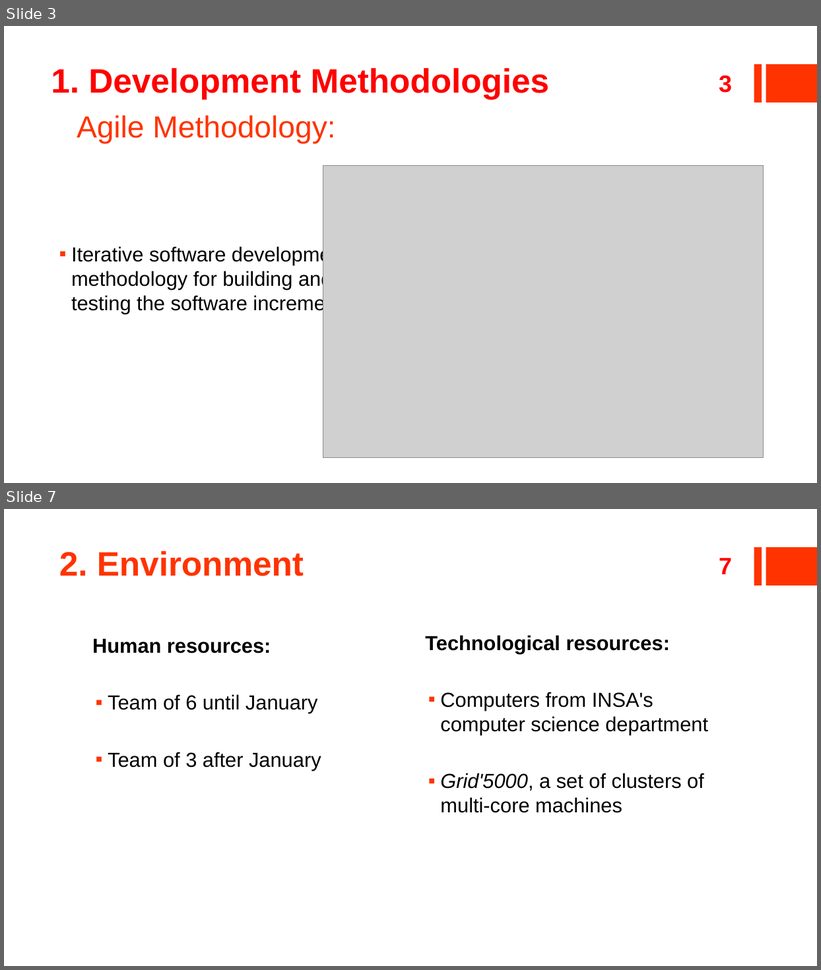
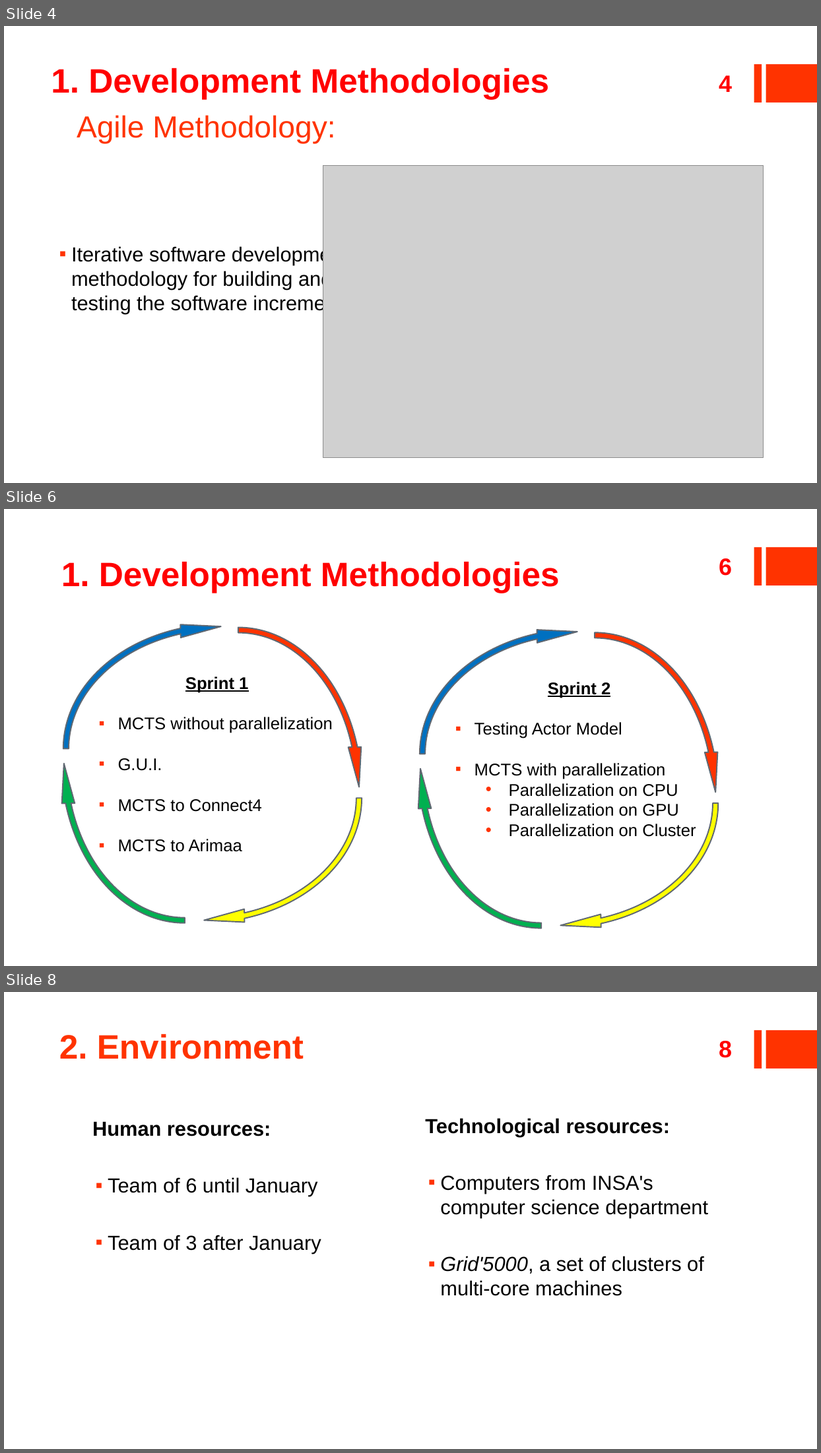
Before and after one commit to ildyria/Arimaa, a slide deck: Docs/Reports/Planning Presentation/V2Planning.pptx. Shown one above the other, each under a label of ours: slides 3 and 7 before the commit, slides 4, 6 and 8 after it; the slides between them are not shown. The pictures are 821x970 and 821x1453 pixels, drawn with LibreOffice and Linux fonts; fonts in the diff are those of the drawing; grey boxes stand for pictures. Boxes give left, top, right and bottom in pixels: in the first picture for what was removed or moved away, otherwise in the second. Text is boxed around its words. In the diff, an @@ line names an element or a change of style, - is before the commit and + after.

```diff
--- a/Docs/Reports/Planning Presentation/V2Planning.pptx
+++ b/Docs/Reports/Planning Presentation/V2Planning.pptx
@@ slide 6 added at [4, 509, 817, 966], background #FFFFFF; not listed: 2 template elements that a slide beside it also shows @@
@@ text added at [61, 561, 560, 593], 40 pt, text #FF0000, bold @@
+1. Development Methodologies
@@ page number added at [719, 559, 732, 576], 28 pt, text #FF0000, bold @@
+6
@@ group added at [38, 595, 387, 956]: 4 circular arrows, 1 text @@
+Sprint 1
+▪ MCTS without parallelization
+▪ G.U.I.
+▪ MCTS to Connect4
+▪ MCTS to Arimaa
@@ group added at [394, 600, 745, 961]: 4 circular arrows, 1 text @@
+Sprint 2
+▪ Testing Actor Model
+▪ MCTS with parallelization
+  • Parallelization on CPU
+  • Parallelization on GPU
+  • Parallelization on Cluster
@@ what was slide 3 is now slide 4 @@
@@ page number at [719, 76, 732, 92]: text changed @@
-3
+4
@@ what was slide 7 is now slide 8 @@
@@ page number at [719, 1041, 732, 1058]: text changed @@
-7
+8
```
Also in this commit, not shown: 1 slide changed, 2 other slides added, 2 slides removed, 4 other files.
